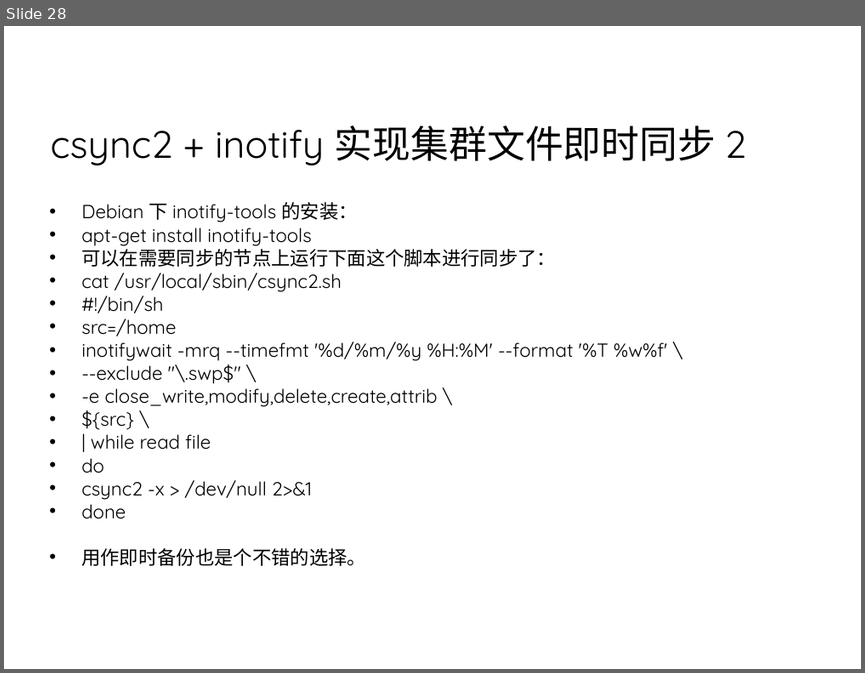
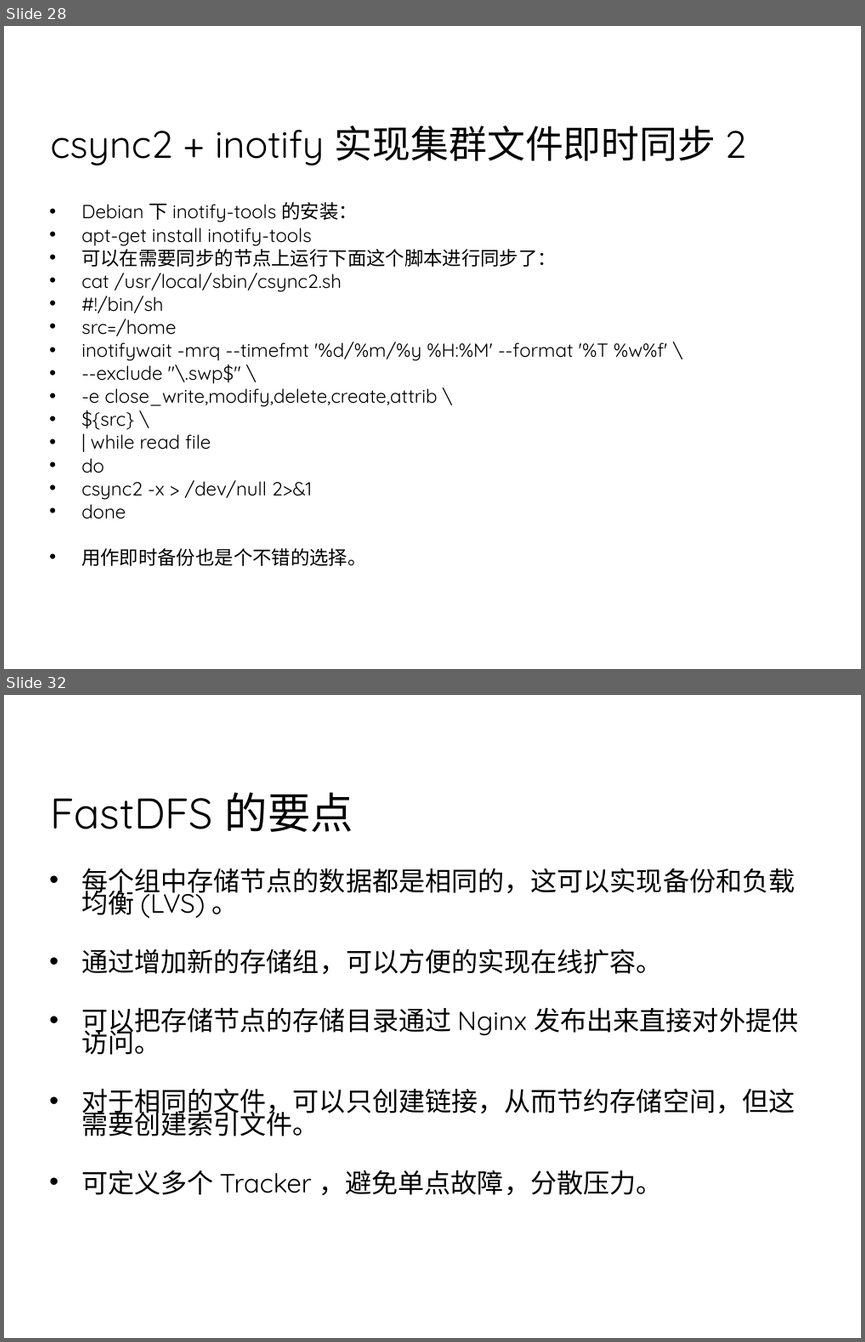
Before and after one commit to 7KjN3mHq/bluedata, a slide deck: system/01总览/架构/网站集群架构.ppt. Shown one above the other, each under a label of ours: slide 28 before the commit, slides 28 and 32 after it; the slides between them are not shown. The pictures are 865x673 and 865x1342 pixels, drawn with LibreOffice and Linux fonts; fonts in the diff are those of the drawing; background and template pictures are left out. Boxes give left, top, right and bottom in pixels: in the first picture for what was removed or moved away, otherwise in the second. Text is boxed around its words. In the diff, an @@ line names an element or a change of style, - is before the commit and + after.

```diff
--- a/system/01总览/架构/网站集群架构.ppt
+++ b/system/01总览/架构/网站集群架构.ppt
@@ slide 32 added at [4, 695, 861, 1338], background picture (left out) @@
@@ title added at [51, 792, 353, 832], 36 pt, text #000000 @@
+FastDFS 的要点
@@ text added at [81, 868, 798, 1195], 22.2 pt, text #000000 @@
+• 每个组中存储节点的数据都是相同的，这可以实现备份和负载均衡 (LVS) 。
+• 通过增加新的存储组，可以方便的实现在线扩容。
+• 可以把存储节点的存储目录通过 Nginx 发布出来直接对外提供访问。
+• 对于相同的文件，可以只创建链接，从而节约存储空间，但这需要创建索引文件。
+• 可定义多个 Tracker ，避免单点故障，分散压力。
```
Also in this commit, not shown: 4 slides changed, 5 other slides added, 5 other files.
